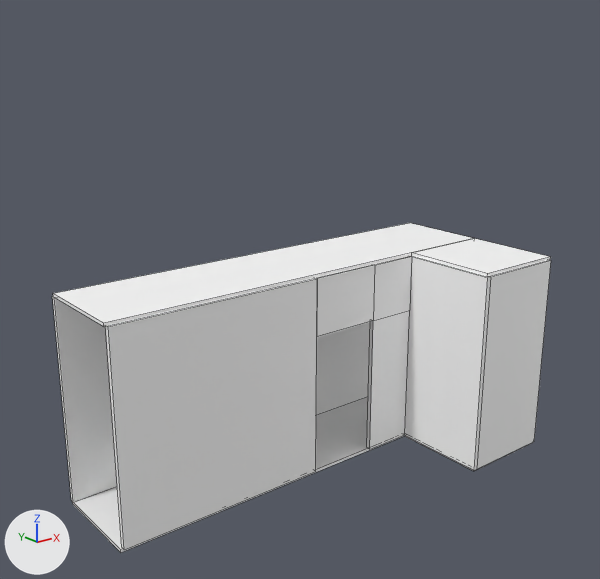
The FBX model Projektarbeit/Assets/FBX/Rooms/Corridor1.fbx: old version first, new version second.
Before and after are seen from a camera (50 mm lens) standing at (-11.5, -6.17, 6.92) and looking at (-3.91, 3.32, 3.13). Arrows for +X, +Y and +Z are at lower left; the lights stay in place. Mesh edges are drawn as thin lines. Where no turn or scale is listed for an object, it has been applied to the vertices. Vertices at the same position are counted once.

In view in the first picture: 'FloorTile', 'FloorTile_2', 'WallTile', 'WallTile_2', 'WallTile_3', 'WallTile_4', 'WallTile_5', 'ceil', 'ceil_2'.
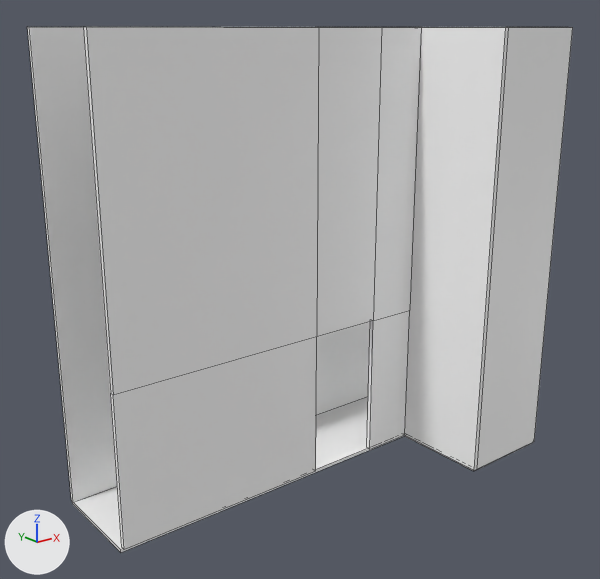
Where the newer file only moved an object's origin or applied its transform, the numbers keep the older frame.

The edits, one by one:
me_mesh_007 has 8 vertices, 6 faces and spans x -1.56..1.9, y -0.04..0.04, z 0.0..3.3.
me_mesh_007 is used by ob_walltile_4; location (-5.6, 3.2, 0.0).
me_mesh_007 part 6: the whole mesh is scaled about its middle by (2.07, 1, 2.11), then moved by (2.61, 0.0, 1.82).
me_mesh_001 has 8 vertices, 6 faces and spans x 0.0..7.2, y 0.0..1.6, z -0.05..0.0.
me_mesh_001 part 4: the whole mesh is turned -90 degrees about the x axis through the mesh origin and scaled by 100.
me_mesh_006 has 8 vertices, 6 faces and spans x 4.04..5.56, y -1.64..-1.56, z 0.0..3.3.
me_mesh_006 is used by ob_walltile_3; location (-5.6, 3.2, 0.0).
me_mesh_006 part 3: the whole mesh is scaled about its middle by (1, 1, 2.11), then moved by (0.0, 0.0, 1.83).
me_mesh_004 is used by ob_walltile; location (-5.6, 3.2, 0.0).
me_mesh_004 had 16 vertices, 14 faces and spanned x 1.9..3.96, y -0.04..0.04, z 0.0..3.3.
me_mesh_004 now has 24 vertices, 22 faces and spans x -1.56..3.96, y -0.04..0.04, z 0.0..6.95.
me_mesh_004 part 5: 14 vertices added at x -1.56..3.96, y -0.04..0.04, z 0.0..6.95.
me_mesh_005 has 8 vertices, 6 faces and spans x 3.96..4.04, y -1.64..0.04, z 0.0..3.3.
me_mesh_005 is used by ob_walltile_2; location (-5.6, 3.2, 0.0).
me_mesh_005 part 1: the whole mesh is scaled about its middle by (1, 1, 2.11), then moved by (0.0, 0.0, 1.83).
Object 'WallTile_4' (ob_walltile_4) moves from (-5.6, 3.2, 0.0) to (-6.4, 4.8, 0.0).
Object 'ceil' (ob_ceil) is deleted.
Object 'ceil_2' (ob_ceil_2) is deleted.
Object 'FloorTile_2' (ob_floortile_2) now shows me_mesh_001 instead of me_mesh_003.
Object 'WallTile_5' (ob_walltile_5) is deleted.

Pixel boxes [x1, y1, x2, y2] of what changed, in the pictures (600 x 579 px; the box of a moved part takes in the faces that stretch with it):
'WallTile', reshaped (253% wider, 170% taller): before [317, 256, 412, 449]; after [83, 27, 421, 550]
'WallTile_4', mesh rescaled, moved: before [106, 278, 317, 550]; after [27, 27, 370, 502]
'WallTile_2', mesh rescaled (21% wider, 107% taller): before [405, 256, 491, 470]; after [405, 27, 509, 470]
'WallTile_3', mesh rescaled (29% wider, 111% taller): before [477, 260, 551, 469]; after [477, 27, 573, 469]
'ceil_2', deleted: before [53, 223, 474, 327]
'WallTile_5', deleted: before [52, 296, 370, 502]
'FloorTile_2', mesh turned, reshaped: [72, 397, 404, 553] in both
'ceil', deleted: before [412, 238, 550, 277]
part 2 of me_mesh, moved or reshaped: before [412, 238, 550, 277]; after [404, 435, 533, 471]
part 4 of me_mesh_001, moved or reshaped: before [53, 223, 474, 327]; after [72, 397, 372, 552]
part 5 of me_mesh_004, added: after [83, 27, 421, 550]
